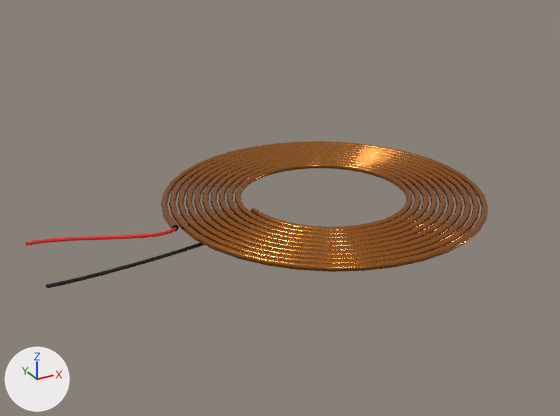
What one commit did to the glTF model Model/发射线圈.glb.
Camera for both pictures: a 50 mm camera at (-9.61, -14.99, 7.5) aimed at (-1.23, 0.25, -0.12). Arrows for +X, +Y and +Z are at lower left; the lights stay in place. The picture after the commit comes second. Where no turn or scale is listed for an object, it has been applied to the vertices.

Objects in the first picture: 'Spiral', '贝塞尔曲线', '贝塞尔曲线.001'.
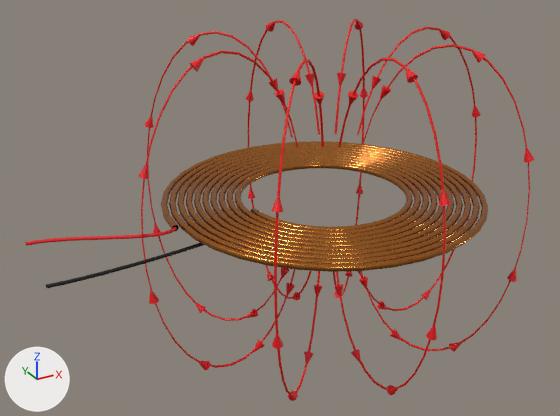
The newer file is also turned or shifted as a whole; pictures and numbers use the older file's frame.

Patch to the scene script:
```diff
--- a/Model/发射线圈.glb.py
+++ b/Model/发射线圈.glb.py
@@ mat_材质_001 @@
+mat_材质_001 = principled_material('材质.001')
+mat_材质_001.base_color = (0.8, 0.00529, 0.0)  # red #e71000
@@ me_锥体_031 @@
+me_锥体_031.from_pydata(...)  # 1868 vertices, 3528 faces; spans x -3.53..3.4, y -3.4..3.45, z -4.03..4.03
+# faces by material slot: [840, 2688]
+me_锥体_031.materials.append(mat_材质_015)  # red #e70911
+me_锥体_031.materials.append(mat_材质_001)  # red #e71000
@@ me_锥体_022 @@
+me_锥体_022.from_pydata(...)  # 1868 vertices, 3528 faces; spans x -4.92..4.8, y -4.5..4.53, z -4.03..4.03
+# faces by material slot: [840, 2688]
+me_锥体_022.materials.append(mat_材质_015)  # red #e70911
+me_锥体_022.materials.append(mat_材质_001)  # red #e71000
@@ ob_磁感线2 @@
+ob_磁感线2 = bpy.data.objects.new('磁感线2', me_锥体_031)
+ob_磁感线2.location = (0.12, 0.17, -0.11)
@@ ob_磁感线1 @@
+ob_磁感线1 = bpy.data.objects.new('磁感线1', me_锥体_022)
+ob_磁感线1.location = (0.12, 0.17, -0.11)
```

Pixel boxes [x1, y1, x2, y2] of what changed, in the pictures (560 x 416 px):
'磁感线2', added
    after: [145, 19, 534, 401]
    faces in mat_材质_001 (red #e71000): [147, 19, 530, 395]
    faces in mat_材质_015 (red #e70911): [145, 20, 534, 401]
'磁感线1', added
    after: [138, 20, 481, 395]
    faces in mat_材质_001 (red #e71000): [141, 20, 477, 390]
    faces in mat_材质_015 (red #e70911): [138, 22, 481, 395]
